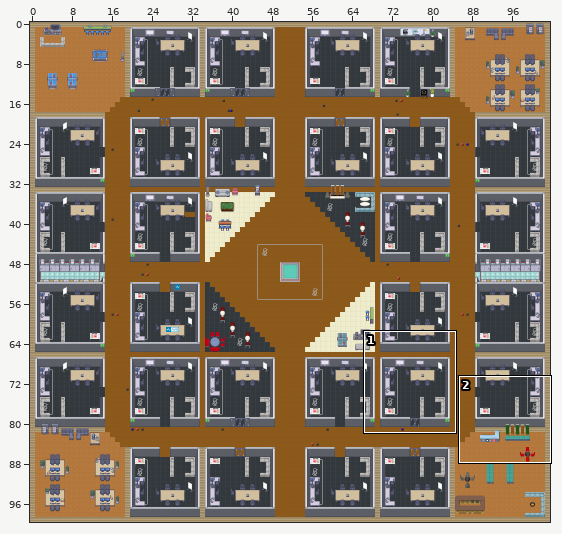
One commit to this Tiled map (JSON): tda_Teams.tmj. Above, an overview of the earlier version with the close-up marked.
Close-up. Old version:
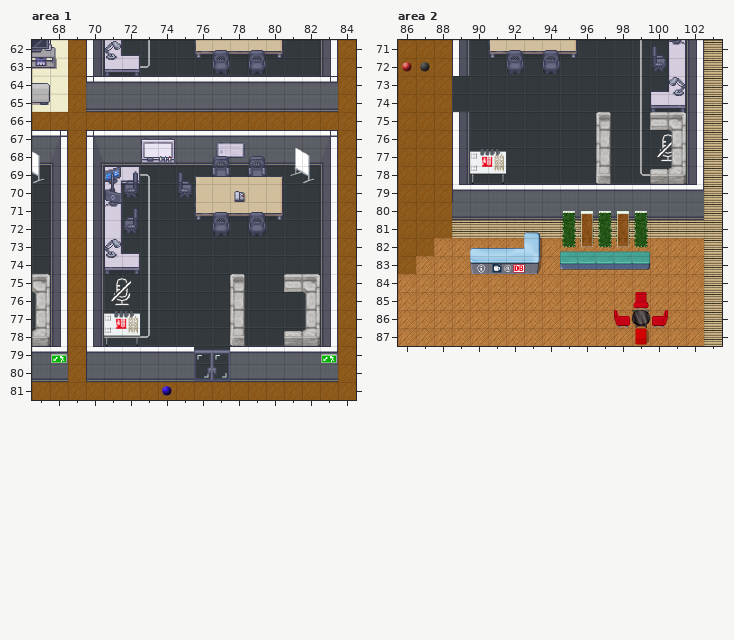
Cells are 32x32 px. Shown: area 1 x 67..84, y 62..81; area 2 x 86..103, y 71..87. The commit also changed other parts of the map, which this record leaves out.
And afterwards:
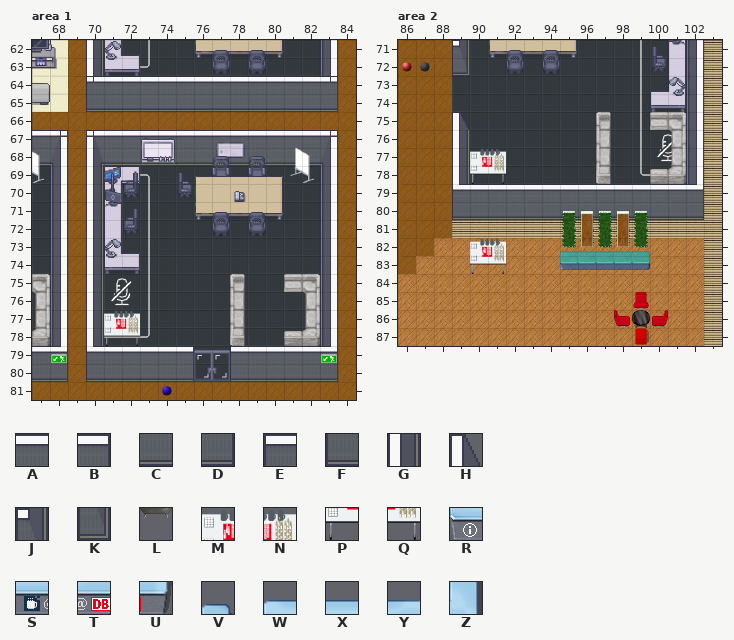
Key: from "Chunk 1": A 35, B 36, C 37, D 38, E 39, F 40, G 46, H 51, J 74, K 75, L 106 flipped left-right, M 215, N 216, P 221, Q 222; from "Chunk 2": R 106, S 107, T 108, U 109; from "Chunk 3": V 11, W 12, X 13, Y 14, Z 15.
_ is an empty cell.
Diff:
Layer "walls", area 1:
y 64: x 70 A -> E; x 83 A -> B
y 65: x 70 C -> F; x 83 C -> D
y 79: x 68 A -> B; x 75 A -> B; x 78 A -> E; x 83 A -> B
y 80: x 68 C -> D; x 75 C -> D; x 78 C -> F; x 83 C -> D
Layer "walls", area 2:
y 71: x 89 _ -> J
y 72: x 89 _ -> K
y 79: x 102 A -> B
y 80: x 89 C -> F; x 102 C -> D
Layer "aboveWalls", area 2:
y 71..72: x 89 G -> _
y 75: x 89 G -> H
Layer "belowFurniture", area 2:
y 82: x 90..91 __ -> MN
y 83: x 90..91 __ -> PQ
y 86: x 99 L -> _
Layer "furniture", area 2:
y 83: x 90..93 RSTU -> ____
Layer "abovePlayer1", area 2:
y 81: x 93 V -> _
y 82: x 90..93 WXYZ -> ____
